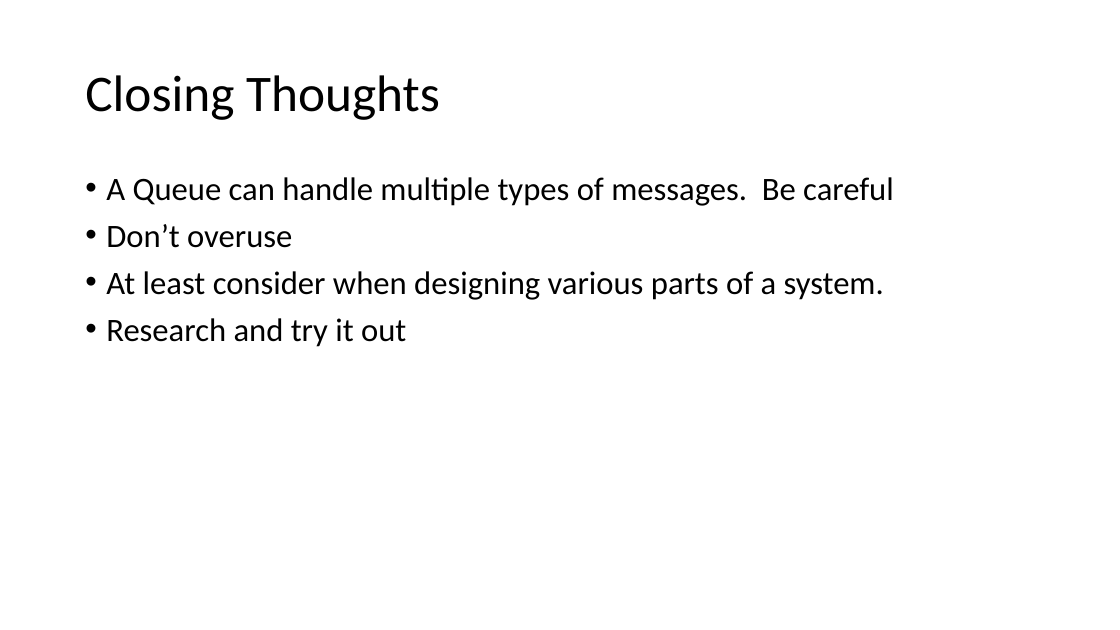
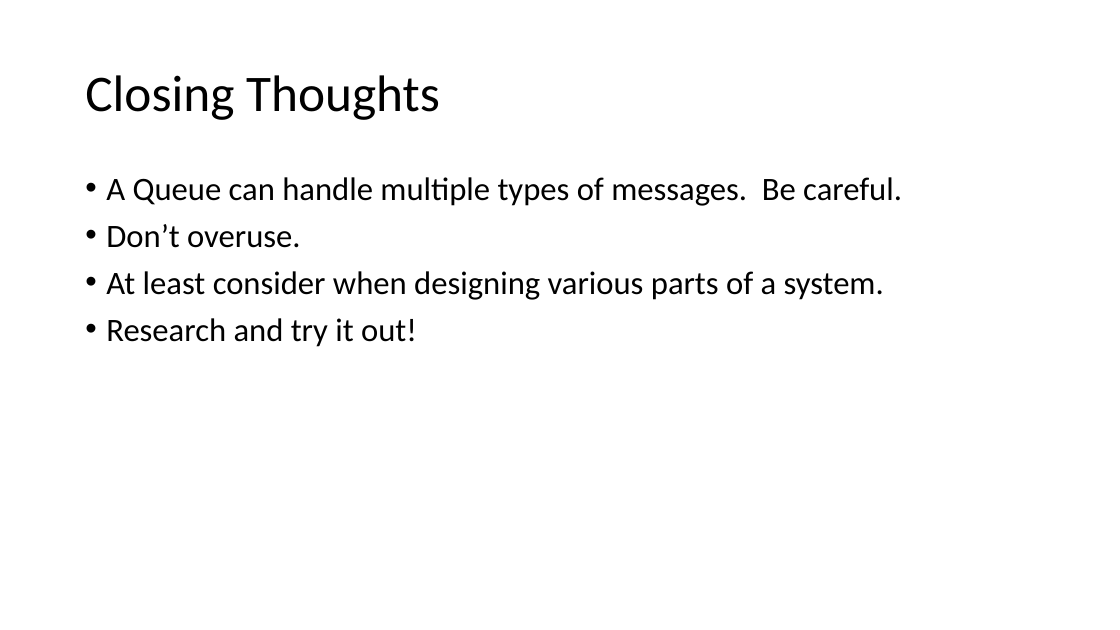
Before and after one commit to zaudtke/MessageQueuePresentation, a slide deck: slide 31 of slides/MessageQueuesPresentation.pptx (slide 32 before the commit). Drawn at 1120x630 pixels with LibreOffice and Linux fonts; fonts in the diff are those of the drawing. Boxes give left, top, right and bottom in pixels: in the first picture for what was removed or moved away, otherwise in the second. Text is boxed around its words. In the diff, an @@ line names an element or a change of style, - is before the commit and + after.

```diff
--- a/slides/MessageQueuesPresentation.pptx
+++ b/slides/MessageQueuesPresentation.pptx
@@ text at [106,177,902,248]: text changed @@
-• A Queue can handle multiple types of messages. Be careful
-• Don’t overuse
+• A Queue can handle multiple types of messages. Be careful.
+• Don’t overuse.
@@ text at [106,318,417,347]: text changed @@
-• Research and try it out
+• Research and try it out!
```
Also in this commit, not shown: 7 other slides changed, 3 slides added, 4 slides removed.
